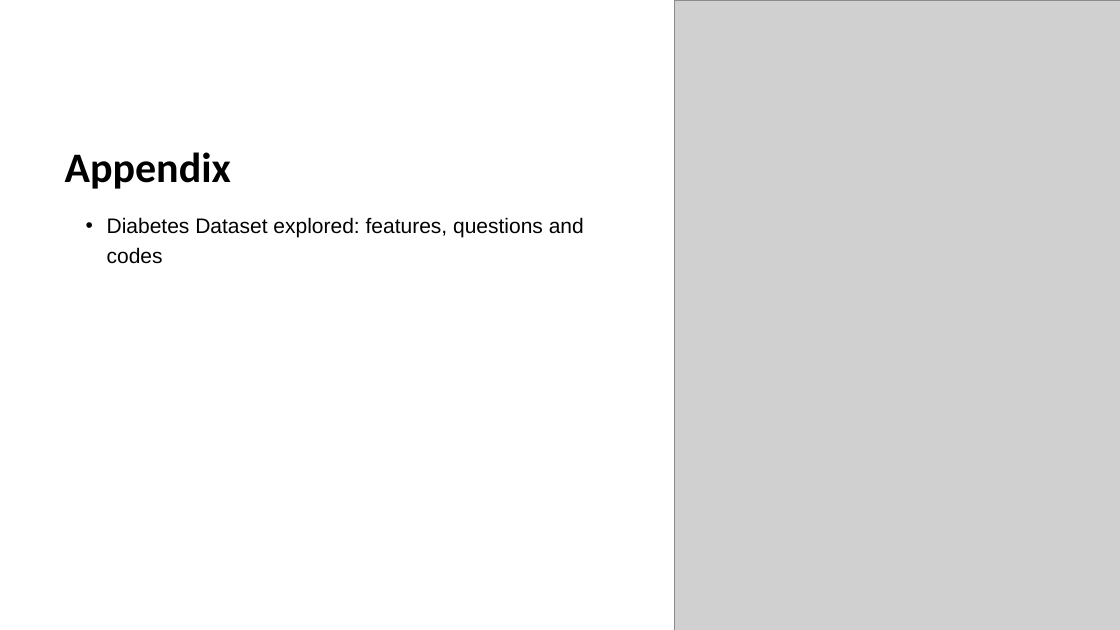
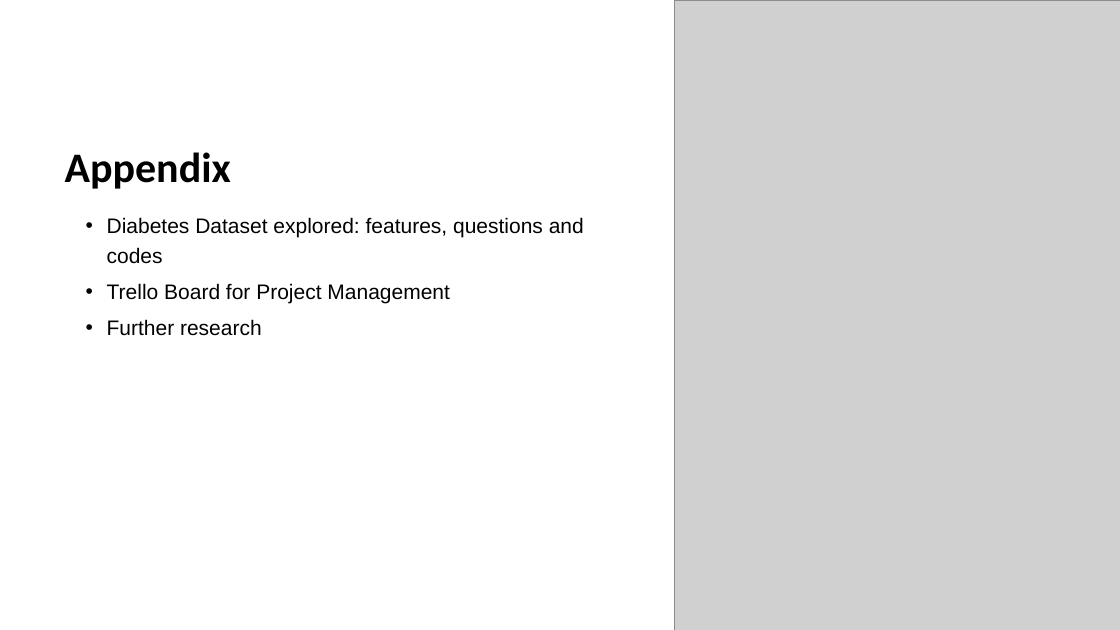
Before and after one commit to teresamcgarry/diabetes, a slide deck: slide 10 of presentation/diabetes_presentation.pptx (slide 8 before the commit). Drawn at 1120x630 pixels with LibreOffice and Linux fonts; fonts in the diff are those of the drawing; grey boxes stand for pictures. Boxes give left, top, right and bottom in pixels: in the first picture for what was removed or moved away, otherwise in the second. Text is boxed around its words. In the diff, an @@ line names an element or a change of style, - is before the commit and + after.

```diff
--- a/presentation/diabetes_presentation.pptx
+++ b/presentation/diabetes_presentation.pptx
@@ text at bbox=[107, 283, 450, 336]: paragraphs added @@
+  • Trello Board for Project Management
+  • Further research
```
Also in this commit, not shown: 9 other slides changed, 3 slides added, 2 slides removed.
